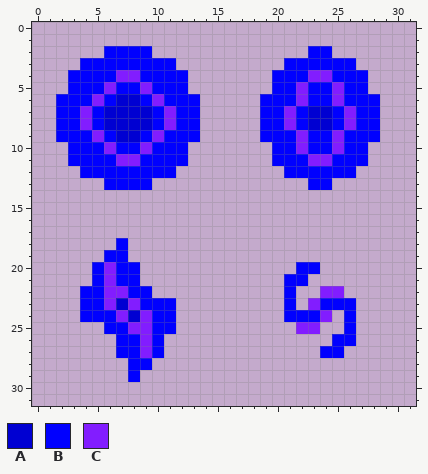
Two versions of one pixel-art sprite, TacticianMercSquad/img/units/unit2.png. The first picture shows the starting point.
The file is 32x32 pixels. Pixels under 10% opacity are left out.
Palette (. is transparent): A #0000d2  B #0000ff  C #821dff
Pixels before, first column x 2:
 2 ....BBBB.............BB....
 3 ..BBBBBBBB.........BBBBBB..
 4 .BBBBCCBBBB.......BBBCCBBB.
 5 .BBBCBBCBBB.......BBCBBCBB.
 6 BBBCBAABCBBB.....BBBCBBCBBB
 7 BBCBAAAABCBB.....BBCBAABCBB
 8 BBCBAAAABCBB.....BBCBAABCBB
 9 BBBCBAABCBBB.....BBBCBBCBBB
10 .BBBCBBCBBB.......BBCBBCBB.
11 .BBBBCCBBBB.......BBBCCBBB.
12 ..BBBBBBBB.........BBBBBB..
13 ....BBBB.............BB....
14 ...........................
15 ...........................
16 ...........................
17 ...........................
18 .....B.....................
19 ....BB.....................
20 ...BCBB.............BB.....
21 ...BCBB............BB......
22 ..BBCCBB...........B..CC...
23 ..BBCACBBB.........B.CBBB..
24 ..BBBCACBB.........BBBC.B..
25 ....BBCCBB..........CC..B..
26 .....BBCB..............BB..
27 .....BBCB.............BB...
28 ......BB...................
29 ......B....................
Now the later version:
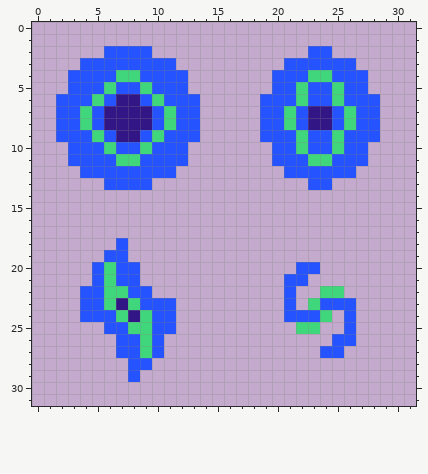
Change:
colour A: #0000d2 -> #331685
colour B: #0000ff -> #2553ff
colour C: #821dff -> #40d77c
Where, in picture pixels (left, top, right, bottom), the same in both pictures:
changed: (56, 46, 200, 190)
changed: (260, 46, 380, 190)
changed: (80, 238, 176, 382)
changed: (284, 262, 356, 358)
